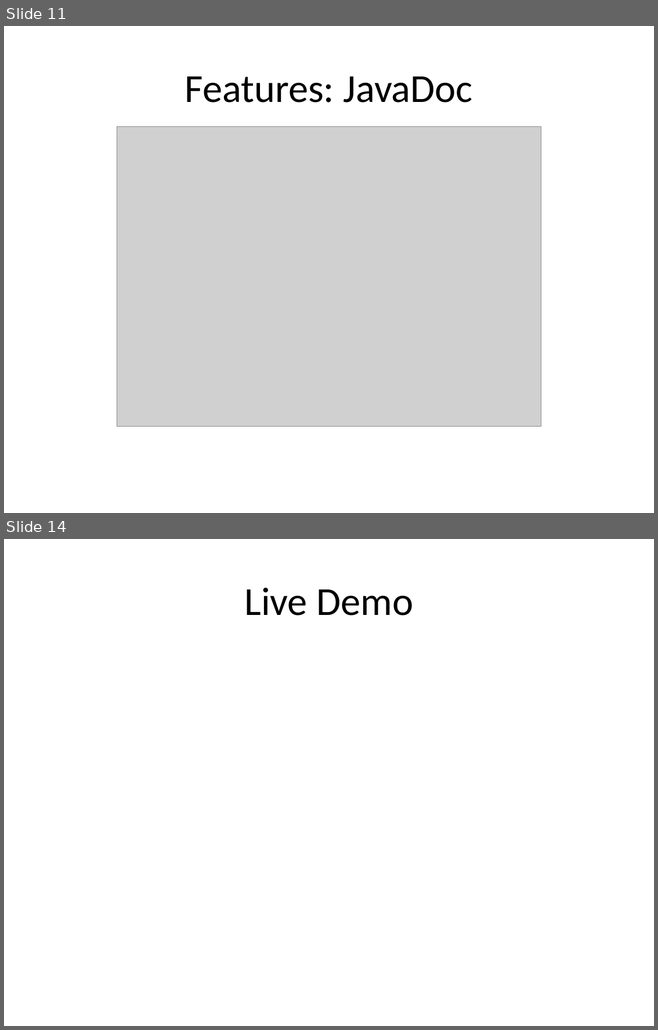
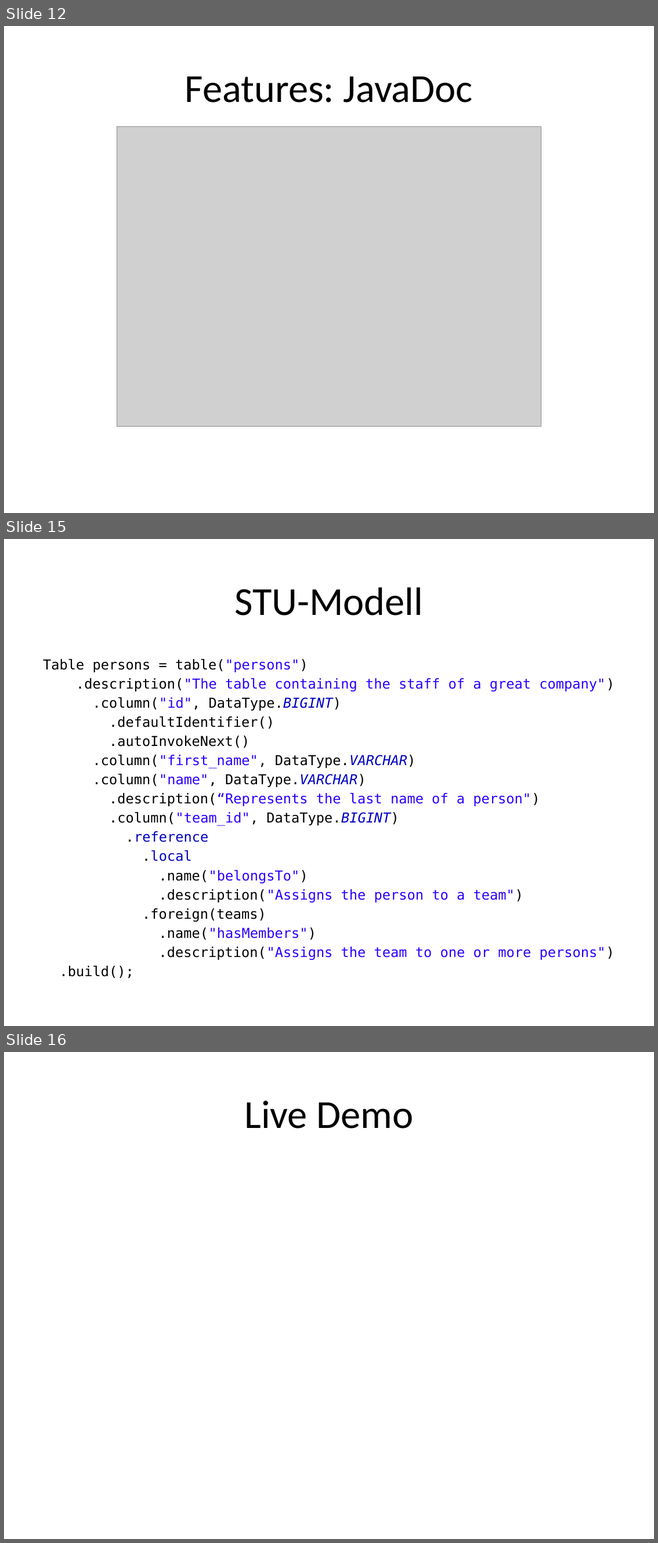
Before and after one commit to seerhein-lab/testdata-dsl, a slide deck: documentation/seitenbau/praesentation.pptx. Shown one above the other, each under a label of ours: slides 11 and 14 before the commit, slides 12, 15 and 16 after it; the slides between them are not shown. The pictures are 658x1030 and 658x1543 pixels, drawn with LibreOffice and Linux fonts; fonts in the diff are those of the drawing; grey boxes stand for pictures. Boxes give left, top, right and bottom in pixels: in the first picture for what was removed or moved away, otherwise in the second. Text is boxed around its words. In the diff, an @@ line names an element or a change of style, - is before the commit and + after.

```diff
--- a/documentation/seitenbau/praesentation.pptx
+++ b/documentation/seitenbau/praesentation.pptx
@@ slide 15 added at [4,539,654,1026], background #FFFFFF @@
@@ title added at [234,587,423,616], 44 pt, text #000000 @@
+STU-Modell
@@ text added at [43,659,614,979], 15.2 pt, text #000000 @@
+Table persons = table("persons")
+.description("The table containing the staff of a great company")
+.column("id", DataType.BIGINT)
+.defaultIdentifier()
+.autoInvokeNext()
+.column("first_name", DataType.VARCHAR)
+.column("name", DataType.VARCHAR)
+.description(“Represents the last name of a person")
+.column("team_id", DataType.BIGINT)
+.reference
+.local
+.name("belongsTo")
+.description("Assigns the person to a team")
+.foreign(teams)
+.name("hasMembers")
+.description("Assigns the team to one or more persons")
+.build();
@@ what was slide 11 is now slide 12 @@
@@ what was slide 14 is now slide 16 @@
```
Also in this commit, not shown: 6 slides changed, 7 other slides added, 8 other files.
